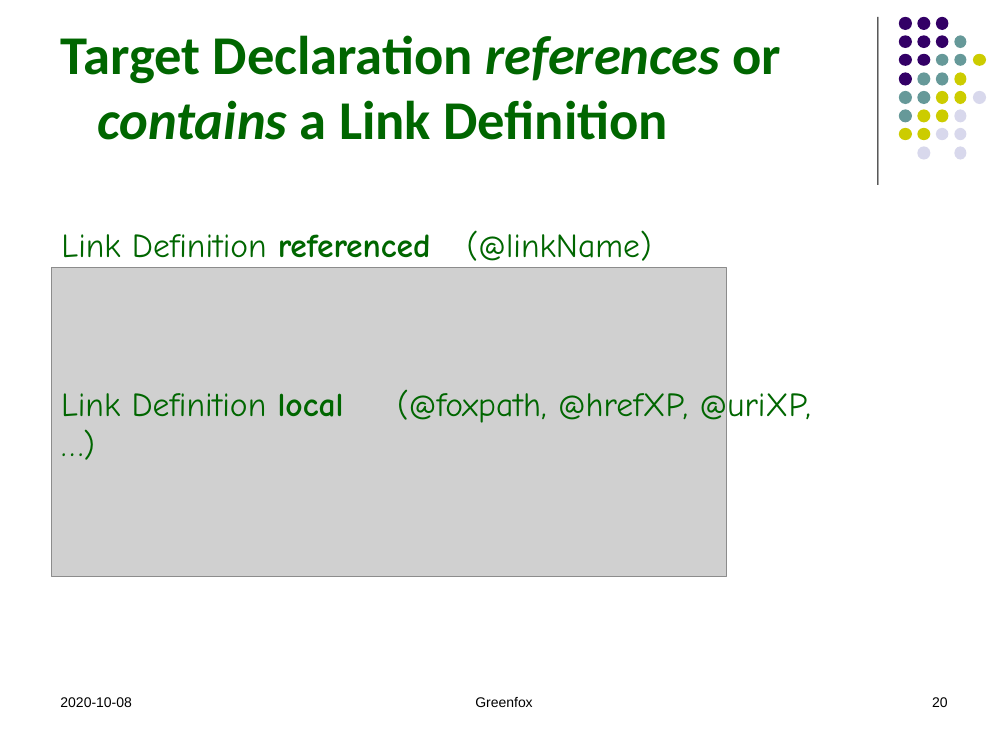
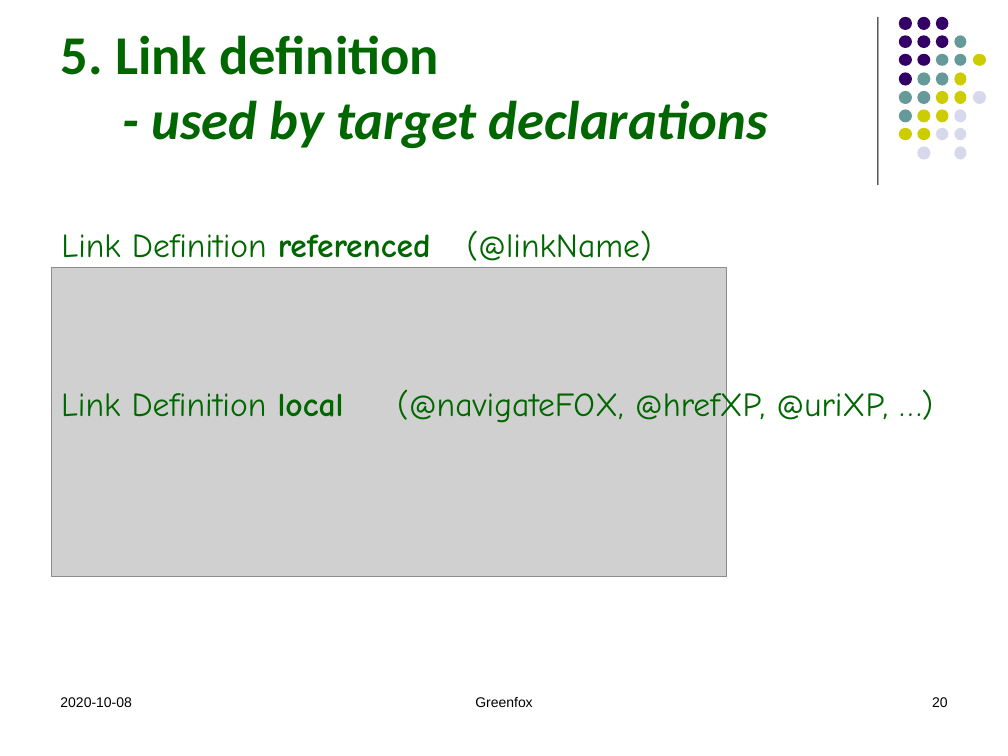
Before and after one commit to hrennau/greenfox, a slide deck: slide 20 of declarative-amsterdam-2020/an-introduction-to-greenfox/an-introduction-to-greenfox.pptx. Drawn at 1008x756 pixels with LibreOffice and Linux fonts; fonts in the diff are those of the drawing; grey boxes stand for pictures. Boxes give left, top, right and bottom in pixels: in the first picture for what was removed or moved away, otherwise in the second. Text is boxed around its words. In the diff, an @@ line names an element or a change of style, - is before the commit and + after.

```diff
--- a/declarative-amsterdam-2020/an-introduction-to-greenfox/an-introduction-to-greenfox.pptx
+++ b/declarative-amsterdam-2020/an-introduction-to-greenfox/an-introduction-to-greenfox.pptx
@@ title at bbox=[60, 35, 768, 149]: text changed; italic on @@
-Target Declaration references or
-contains a Link Definition
+5. Link definition
+- used by target declarations
@@ text at bbox=[61, 387, 888, 427]: text changed @@
-Link Definition local (@foxpath, @hrefXP, @uriXP, …)
+Link Definition local (@navigateFOX, @hrefXP, @uriXP, …)
```
Also in this commit, not shown: 26 other slides changed, 1 slide added, 1 slide removed, 1 other file.
